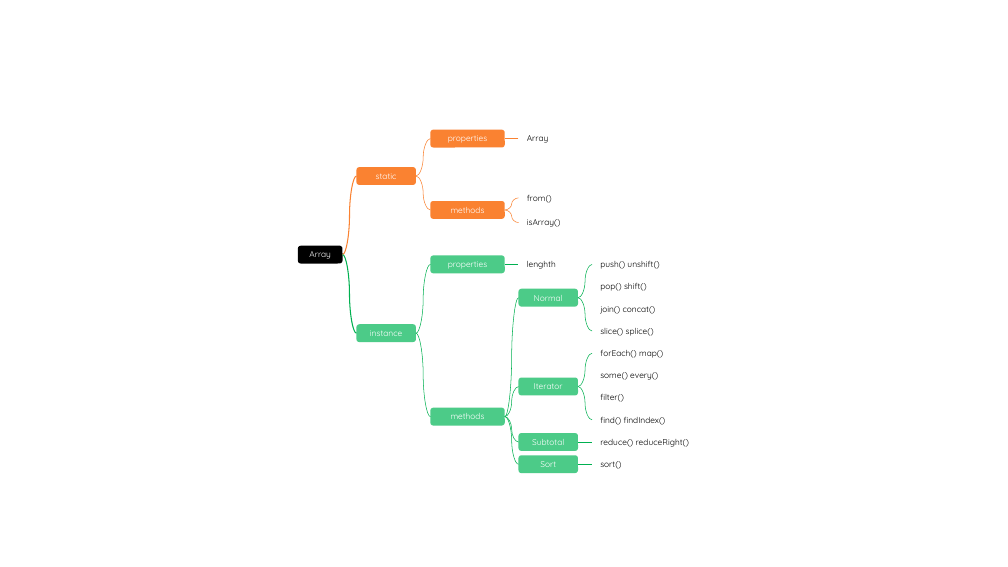
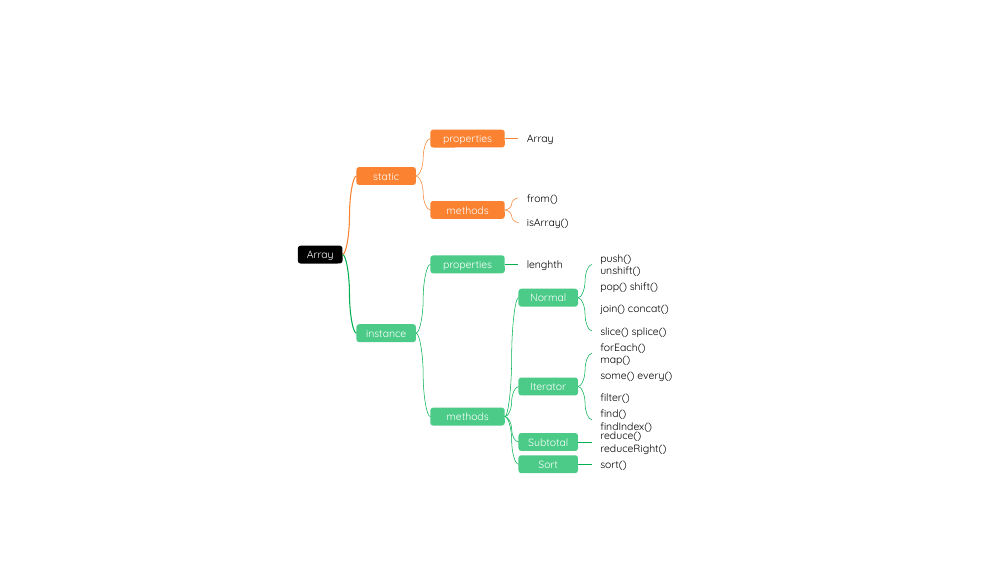
Before and after one commit to glplaman/glplaman.github.io, a slide deck: slide 17 of utils/file/charts.pptx (slide 15 before the commit). Drawn at 1008x567 pixels with LibreOffice and Linux fonts; fonts in the diff are those of the drawing. Boxes give left, top, right and bottom in pixels: in the first picture for what was removed or moved away, otherwise in the second. Text is boxed around its words. In the diff, an @@ line names an element or a change of style, - is before the commit and + after.

```diff
--- a/utils/file/charts.pptx
+++ b/utils/file/charts.pptx
@@ size 8 to 10 pt in 25 elements at (298,246,343,264), (430,130,504,148), (430,408,504,426), (519,289,578,307), (519,377,578,395), (519,433,578,451), (519,455,578,473), (600,254,640,276), (600,282,658,292), (600,304,669,314), (600,327,667,337), (600,343,645,365), (600,371,672,381), (600,393,629,403), (600,409,652,434), (600,460,627,470), (356,167,416,185), (430,201,504,219), (527,194,558,204), (527,218,569,228), (356,324,416,343), (430,256,504,274), (527,260,563,270), (527,135,554,144), (592,433,706,451) @@
@@ rounded rectangle "reduce() reduceRight()": place and size @@
-rounded rectangle "reduce() reduceRight()" at (600,439,689,447)
+rounded rectangle "reduce() reduceRight()" at (592,433,706,451)
```
Also in this commit, not shown: 8 other slides changed, 2 slides added, 21 other files.
